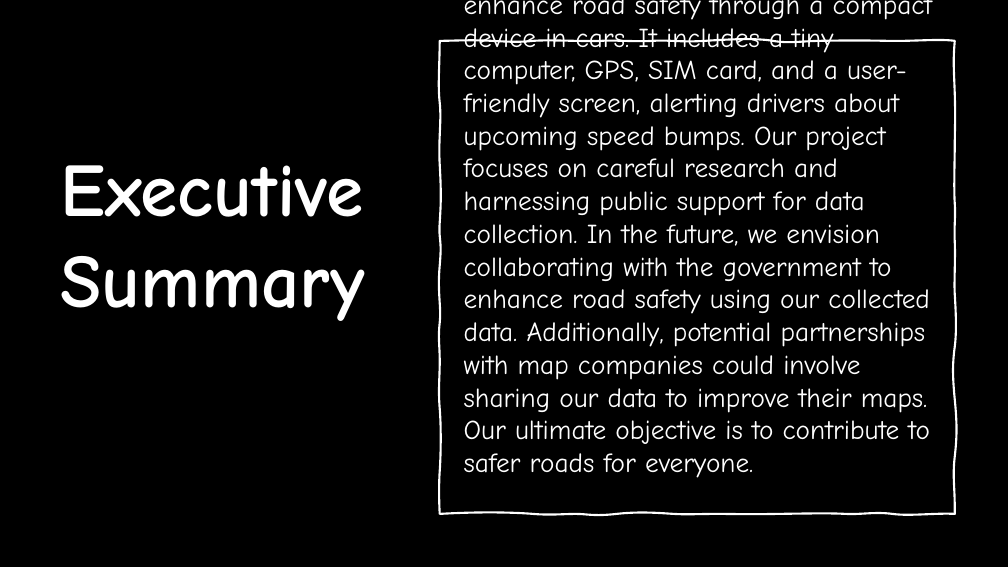
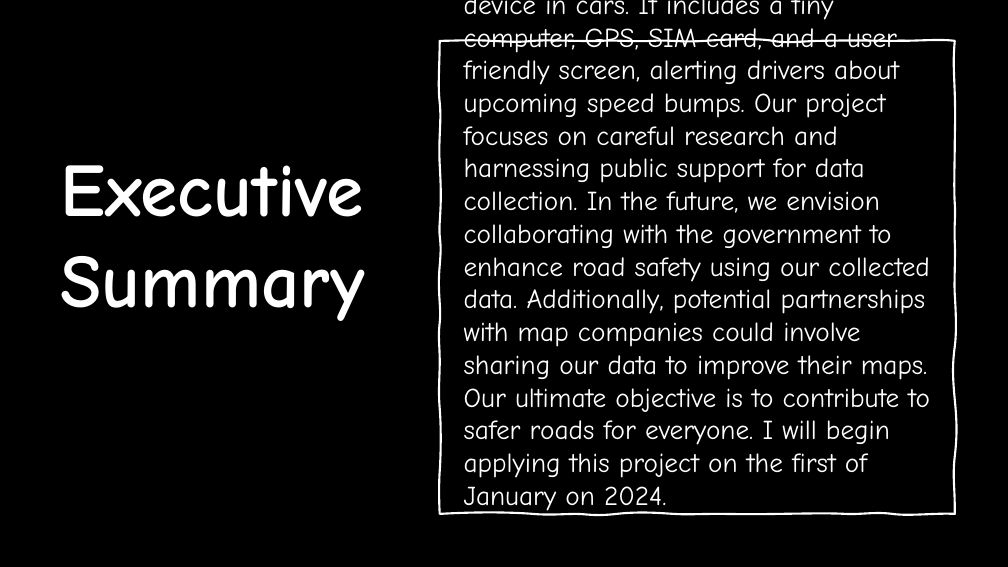
Before and after one commit to MrAbdalrahman/university, a slide deck: slide 2 of project_management/projectManegment.pptx. Drawn at 1008x567 pixels with LibreOffice and Linux fonts; fonts in the diff are those of the drawing; background and template pictures are left out. Boxes give left, top, right and bottom in pixels: in the first picture for what was removed or moved away, otherwise in the second. Text is boxed around its words. In the diff, an @@ line names an element or a change of style, - is before the commit and + after.

Commit message:
project management

```diff
--- a/project_management/projectManegment.pptx
+++ b/project_management/projectManegment.pptx
@@ text at [464,0,930,514]: text changed @@
-The Smart Bump Alert System aims to enhance road safety through a compact device in cars. It includes a tiny computer, GPS, SIM card, and a user-friendly screen, alerting drivers about upcoming speed bumps. Our project focuses on careful research and harnessing public support for data collection. In the future, we envision collaborating with the government to enhance road safety using our collected data. Additionally, potential partnerships with map companies could involve sharing our data to improve their maps. Our ultimate objective is to contribute to safer roads for everyone.
+The Smart Bump Alert System aims to enhance road safety through a compact device in cars. It includes a tiny computer, GPS, SIM card, and a user-friendly screen, alerting drivers about upcoming speed bumps. Our project focuses on careful research and harnessing public support for data collection. In the future, we envision collaborating with the government to enhance road safety using our collected data. Additionally, potential partnerships with map companies could involve sharing our data to improve their maps. Our ultimate objective is to contribute to safer roads for everyone. I will begin applying this project on the first of January on 2024.
```
Also in this commit, not shown: 3 other slides changed, 1 other file.
